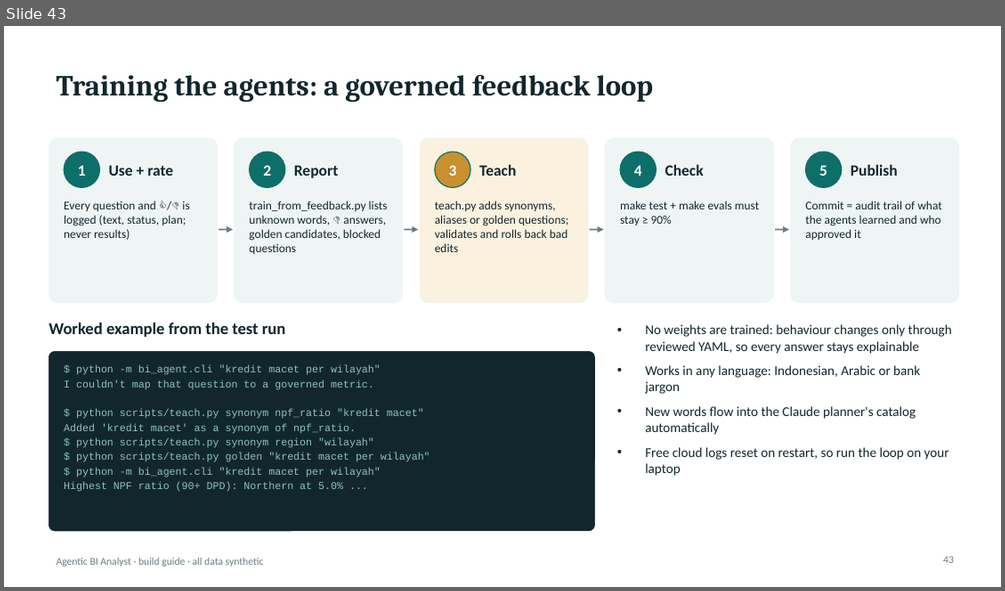
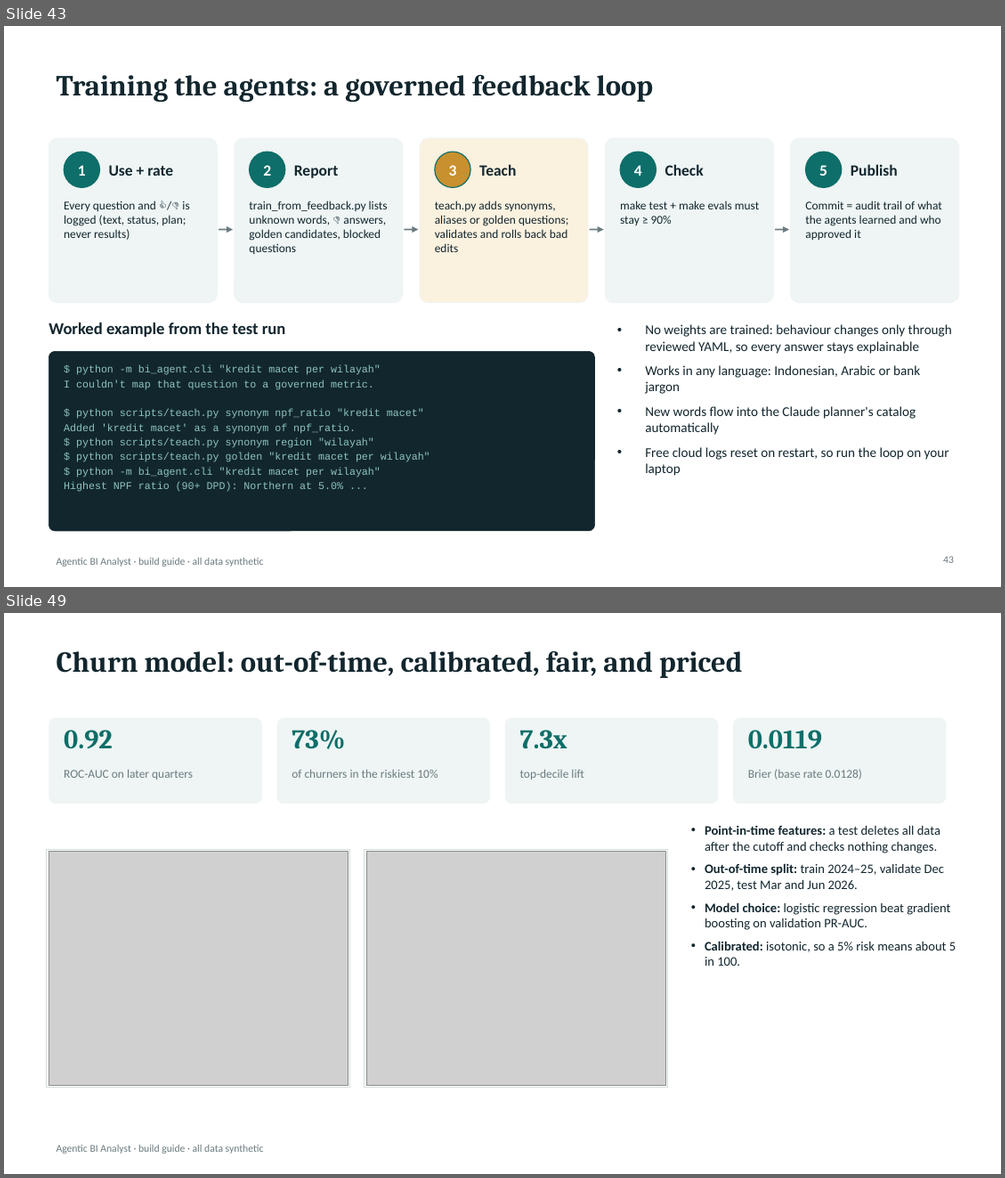
Before and after one commit to vickarzz/agentic-bi-analyst, a slide deck: docs/presentation/Agentic_BI_Analyst_Build_Guide.pptx. Shown one above the other, each under a label of ours: slide 43 before the commit, slides 43 and 49 after it; the slides between them are not shown. The pictures are 1005x591 and 1005x1178 pixels, drawn with LibreOffice and Linux fonts; fonts in the diff are those of the drawing; grey boxes stand for pictures. Boxes give left, top, right and bottom in pixels: in the first picture for what was removed or moved away, otherwise in the second. Text is boxed around its words. In the diff, an @@ line names an element or a change of style, - is before the commit and + after.

Commit message:
Add Data Science Lab: causal inference, churn model, forecasting, A/B testing, segmentation

```diff
--- a/docs/presentation/Agentic_BI_Analyst_Build_Guide.pptx
+++ b/docs/presentation/Agentic_BI_Analyst_Build_Guide.pptx
@@ slide 49 added at <box>4,613,1001,1174</box>, background #FFFFFF; not listed: 1 template element that a slide beside it also shows @@
@@ title added at <box>57,651,742,678</box>, 28 pt, text #12262E, bold @@
+Churn model: out-of-time, calibrated, fair, and priced
@@ rounded rectangle added at <box>48,718,262,803</box>, fill #EEF5F4 @@
@@ rounded rectangle added at <box>277,718,490,803</box>, fill #EEF5F4 @@
@@ rounded rectangle added at <box>505,718,718,803</box>, fill #EEF5F4 @@
@@ rounded rectangle added at <box>733,718,947,803</box>, fill #EEF5F4 @@
@@ text added at <box>64,730,113,749</box>, 26 pt, text #0E6E69, bold @@
+0.92
@@ text added at <box>291,730,345,749</box>, 26 pt, text #0E6E69, bold @@
+73%
@@ text added at <box>520,730,567,749</box>, 26 pt, text #0E6E69, bold @@
+7.3x
@@ text added at <box>748,730,822,748</box>, 26 pt, text #0E6E69, bold @@
+0.0119
@@ text added at <box>64,769,193,779</box>, 11.5 pt, text #6B7B80 @@
+ROC-AUC on later quarters
@@ text added at <box>291,769,437,778</box>, 11.5 pt, text #6B7B80 @@
+of churners in the riskiest 10%
@@ text added at <box>520,769,583,779</box>, 11.5 pt, text #6B7B80 @@
+top-decile lift
@@ text added at <box>748,769,862,779</box>, 11.5 pt, text #6B7B80 @@
+Brier (base rate 0.0128)
@@ text added at <box>704,825,955,965</box>, 12.5 pt, text #12262E @@
+• Point-in-time features: a test deletes all data after the cutoff and checks nothing changes.
+• Out-of-time split: train 2024–25, validate Dec 2025, test Mar and Jun 2026.
+• Model choice: logistic regression beat gradient boosting on validation PR-AUC.
+• Calibrated: isotonic, so a 5% risk means about 5 in 100.
@@ rectangle added at <box>47,850,350,1088</box>, fill #FFFFFF, outline #D5DEDD 0.75 pt @@
@@ picture added at <box>48,852,348,1086</box> @@
@@ rectangle added at <box>364,850,668,1088</box>, fill #FFFFFF, outline #D5DEDD 0.75 pt @@
@@ picture added at <box>367,852,666,1086</box> @@
```
Also in this commit, not shown: 10 slides changed, 10 other slides added, 47 other files.
